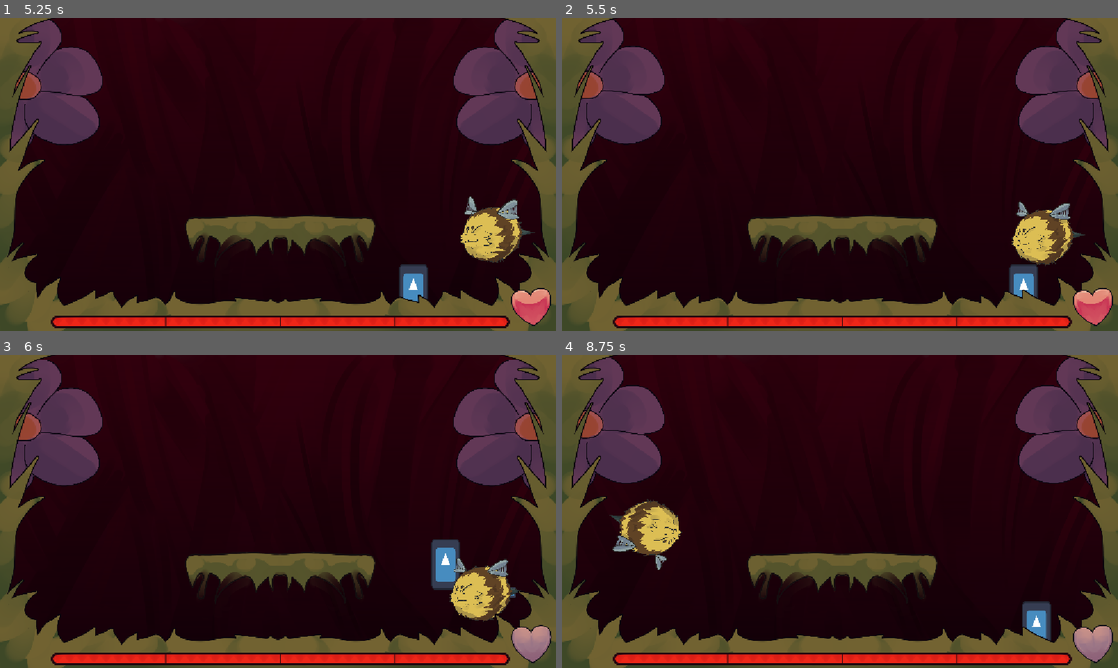
Above: before the commit, frames 1-4 (two rows, left to right).
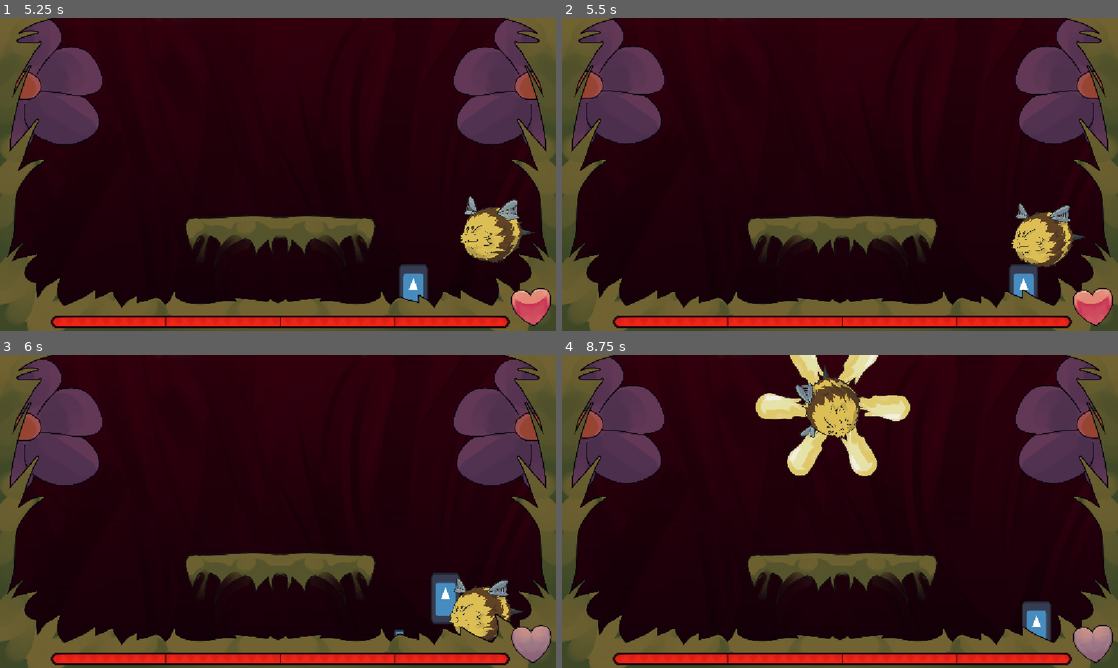
Above: after the commit, the same moments.

Repository: ShockedEmoji/whos-up-grandma
Game: Godot game, scene res://scenes/root.tscn
The game is run twice, just before and just after one commit, with the same random seed, the same clock (stepped at 60 frames per second) and the same inputs. The engine's default icon, where the game draws it, is replaced by a stand-in: a white triangle on a blue panel in a dark square. Sound files missing from this copy of the repository are replaced by a short silence.
Inputs:
- Up to frame 1 (5.25 s): hold Up (up) 0.53-1.28 s; hold Right (right) 0.53-2.03 s; tap Z (confirm) at 1.35, 2.85, 4.35 s; tap Up (up) at 1.52, 1.55, 1.82, 3.02, 3.05, 3.32, 4.52, 4.55, 4.82 s; hold Left (left) 2.03-2.78 s; hold Up (up) 2.03-2.78 s; tap Enter at 2.75 s; hold Right (right) 2.78-4.28 s; hold Up (up) 3.53-4.28 s; hold Left (left) 4.28-5.03 s; hold Right (right) from 5.03 s (still down); hold Up (up) from 5.03 s (still down)
- Up to frame 2 (5.5 s): keep holding Right (right); keep holding Up (up)
- Up to frame 3 (6 s): release Right (right) at 5.78 s; release Up (up) at 5.78 s; hold Left (left) from 5.78 s (still down); tap Z (confirm) at 5.85 s
- Up to frame 4 (8.75 s): tap Up (up) at 6.02, 6.05, 6.32, 7.52, 7.55, 7.82 s; hold Up (up) 6.53-7.28 s; release Left (left) at 7.28 s; hold Right (right) from 7.28 s (still down); tap Z (confirm) at 7.35 s; hold Up (up) from 8.03 s (still down)

Frame 1 is identical in both runs. In frame 2, 0.8% of the frame differs, in the area x 80-95%, y 58-80%; in frame 3, 3.0%; in frame 4, 6.5%, in the area x 8-63%, y 0-69%.

Commit message:
Final boss.... du-du-DONEE!?!??? not visuals thogh

Diff:
--- a/scenes/platformer/final_boss.tscn
+++ b/scenes/platformer/final_boss.tscn
@@ -135,6 +135,34 @@
 "values": [Vector2(1, 1)]
 }
 
+[sub_resource type="Animation" id="Animation_4jqmb"]
+resource_name = "bullet spiral"
+length = 9.5
+tracks/0/type = "value"
+tracks/0/imported = false
+tracks/0/enabled = true
+tracks/0/path = NodePath(".:position")
+tracks/0/interp = 2
+tracks/0/loop_wrap = true
+tracks/0/keys = {
+"times": PackedFloat32Array(0, 1.0333333, 1.1033332, 1.1533332, 1.2233334, 1.9433676, 1.9666667, 6.9933863, 7.007072, 7.4313283, 7.4997563, 7.9376984, 8, 9.5),
+"transitions": PackedFloat32Array(1, 1, 1, 1, 1, 1, 1, 1, 1, 1, 1, 1, 1, 1),
+"update": 0,
+"values": [Vector2(997, 449), Vector2(997, -82), Vector2(997, -82), Vector2(561, -82), Vector2(561, -82), Vector2(561, 108), Vector2(561, 108), Vector2(561, 108), Vector2(561, 108), Vector2(561, -101), Vector2(561, -101), Vector2(1055, -101), Vector2(1055, -101), Vector2(997, 449)]
+}
+tracks/1/type = "value"
+tracks/1/imported = false
+tracks/1/enabled = true
+tracks/1/path = NodePath(".:rotation")
+tracks/1/interp = 1
+tracks/1/loop_wrap = true
+tracks/1/keys = {
+"times": PackedFloat32Array(0, 1.9666667, 7, 7.6229277, 7.766667),
+"transitions": PackedFloat32Array(1, 1, 1, 1, 1),
+"update": 0,
+"values": [0.0, 0.0, 62.831852, 62.831852, 0.0]
+}
+
 [sub_resource type="Animation" id="Animation_18aio"]
 resource_name = "death"
 length = 6.0
@@ -163,6 +191,22 @@
 "values": [0.0, 0.0, 17.43583922742335]
 }
 
+[sub_resource type="Animation" id="Animation_q34e8"]
+resource_name = "easy spit"
+length = 4.3
+tracks/0/type = "value"
+tracks/0/imported = false
+tracks/0/enabled = true
+tracks/0/path = NodePath(".:position")
+tracks/0/interp = 1
+tracks/0/loop_wrap = true
+tracks/0/keys = {
+"times": PackedFloat32Array(0, 0.6333333, 0.76666665, 0.93333334, 1.5, 1.66, 2.3, 2.48, 3.2, 3.3899999, 3.4700003, 4.3),
+"transitions": PackedFloat32Array(1, 1, 1, 1, 1, 1, 1, 1, 1, 1, 1, 1),
+"update": 0,
+"values": [Vector2(997, 449), Vector2(1119, 500), Vector2(1119, 500), Vector2(997, 500), Vector2(1119, 390), Vector2(997, 390), Vector2(1119, 280), Vector2(997, 280), Vector2(1119, 170), Vector2(997, 170), Vector2(997, 170), Vector2(997, 449)]
+}
+
 [sub_resource type="Animation" id="Animation_ybtv1"]
 resource_name = "flower"
 length = 8.0
@@ -191,7 +235,7 @@
 "times": PackedFloat32Array(0, 0.5, 1),
 "transitions": PackedFloat32Array(1, 1, 1),
 "update": 0,
-"values": [Vector2(997, 449), Vector2(997, 500), Vector2(997, 449)]
+"values": [Vector2(997, 449), Vector2(997, 546.855), Vector2(997, 449)]
 }
 
 [sub_resource type="Animation" id="Animation_83vcb"]
@@ -284,7 +328,9 @@
 [sub_resource type="AnimationLibrary" id="AnimationLibrary_oi6u1"]
 _data = {
 &"RESET": SubResource("Animation_oi6u1"),
+&"bullet spiral": SubResource("Animation_4jqmb"),
 &"death": SubResource("Animation_18aio"),
+&"easy spit": SubResource("Animation_q34e8"),
 &"flower": SubResource("Animation_ybtv1"),
 &"idle": SubResource("Animation_hw5wm"),
 &"intro": SubResource("Animation_83vcb"),
--- a/scripts/final_bossfight.gd
+++ b/scripts/final_bossfight.gd
@@ -12,7 +12,7 @@
 @onready var health: AnimatedSprite2D = $health
 @onready var texture_progress_bar: TextureProgressBar = $TextureProgressBar
 
-var bullet_damage: int = 4 # set it to like 5 or something
+var bullet_damage: int = 8 # set it to like 5 or something
 
 
 var touching_legal: bool = true
@@ -57,24 +57,6 @@
 	print("boss health reduced")
 	texture_progress_bar.value -= bullet_damage
 
-	if texture_progress_bar.value <= 0 && !dying:
-		touching_legal = false
-		dying = true
-
-		$".."._stop_music()
-
-		bee_anim_player.stop()
-		bee_anim_player.play("death")
-		sprite_2d.play("pain")
-		await get_tree().create_timer(4.0).timeout
-		DATA.root._play_sound("oh honey")
-		await bee_anim_player.animation_finished
-
-		DATA.post_transition_player_pos = Vector2(4471.0, -1510)
-		DATA.bee_just_killed = true
-		$".."._play_music("tutorial")
-		$".."._fade_transition("top_down/tutorial", 0.2, 0, 3, $Camera2D)
-
 
 var boss_state = BOSS_STATES.IDLE
 
@@ -82,33 +64,53 @@
 var arena_top_right: Vector2 = Vector2(1050, 59)
 
 var tween: Tween
-var enraged: bool = true
+var enraged: bool = false
 
 func _new_attack():
 	match boss_state:
 		BOSS_STATES.IDLE:
 
-			bee_anim_player.play("idle")
-			await bee_anim_player.animation_finished
-
-			boss_state = 4 as BOSS_STATES
-
-			_new_attack()
-
-			#var random: int = randi_range(1, 8)
+			if texture_progress_bar.value <= 0:
+				boss_state = BOSS_STATES.DEAD
+			else:
+				bee_anim_player.play("idle")
+
+				await bee_anim_player.animation_finished
+
+				if texture_progress_bar.value <= 500 && !enraged:
+					enraged = true
+
+				boss_state = randi_range(1, 5) as BOSS_STATES
+
+			_new_attack()
+
 		BOSS_STATES.SPITTING:
-			bee_anim_player.play("spit")
-			sprite_2d.play("pain")
-
-			await get_tree().create_timer(0.8).timeout
-			for i in range(4):
-				sprite_2d.play("shoot")
-				var inst = GOOP.instantiate()
-				inst.start_position = bee.position + Vector2(-30, 5)
-				inst.scale = Vector2.ONE * 0.5
-				self.add_child(inst)
-				DATA.root._play_sound("splurge")
-				await get_tree().create_timer(1.4 / 4.0).timeout
+			sprite_2d.play("pain")
+
+			if !enraged:
+				bee_anim_player.play("easy spit")
+
+				await get_tree().create_timer(0.8).timeout
+				for i in range(4):
+					sprite_2d.play("shoot")
+					var inst = GOOP.instantiate()
+					inst.start_position = bee.position + Vector2(-30, 5)
+					inst.scale = Vector2.ONE * 0.5
+					self.add_child(inst)
+					DATA.root._play_sound("splurge")
+					await get_tree().create_timer(3.2 / 4.0).timeout
+			else:
+				bee_anim_player.play("spit")
+
+				await get_tree().create_timer(0.8).timeout
+				for i in range(4):
+					sprite_2d.play("shoot")
+					var inst = GOOP.instantiate()
+					inst.start_position = bee.position + Vector2(-30, 5)
+					inst.scale = Vector2.ONE * 0.5
+					self.add_child(inst)
+					DATA.root._play_sound("splurge")
+					await get_tree().create_timer(1.4 / 4.0).timeout
 			sprite_2d.play("idle")
 
 			await bee_anim_player.animation_finished
@@ -142,10 +144,16 @@
 		BOSS_STATES.FLOWER:
 			bee_anim_player.play("flower")
 			await get_tree().create_timer(1.25).timeout
-			for i in range(45):
-				await get_tree().create_timer(0.1).timeout
-				var inst = FLOWER.instantiate()
-				self.add_child(inst)
+			if !enraged:
+				for i in range(30):
+					await get_tree().create_timer(0.15).timeout
+					var inst = FLOWER.instantiate()
+					self.add_child(inst)
+			else:
+				for i in range(45):
+					await get_tree().create_timer(0.1).timeout
+					var inst = FLOWER.instantiate()
+					self.add_child(inst)
 
 			await bee_anim_player.animation_finished
 
@@ -167,7 +175,7 @@
 				if !enraged:
 					bee.position += direction_to_player * (500 + bounces * 30) * get_process_delta_time()
 				else:
-					bee.position += direction_to_player * (600 + bounces * 50) * get_process_delta_time()
+					bee.position += direction_to_player * (700 + bounces * 50) * get_process_delta_time()
 				bee.rotation = direction_to_player.angle()
 
 				if bee.position.y > arena_bottom_left.y:
@@ -200,6 +208,62 @@
 
 			boss_state = BOSS_STATES.IDLE
 			_new_attack()
+		BOSS_STATES.BULLET_SPIRAL:
+			bee_anim_player.play("bullet spiral")
+
+			await get_tree().create_timer(2.0).timeout
+			sprite_2d.play("pain")
+			if !enraged:
+				for i in range(5):
+					DATA.root._play_sound("splurge")
+					for j in range(6):
+						var inst = GOOP.instantiate()
+						inst.start_position = bee.position
+						inst.scale = Vector2.ONE * 0.5
+						inst.speed = 300
+
+						inst.move_direction = Vector2.RIGHT.rotated(j * TAU / 6 + i * PI / 12)
+
+						self.add_child(inst)
+
+					await get_tree().create_timer(1.0).timeout
+			else:
+				for i in range(10):
+					DATA.root._play_sound("splurge")
+					for j in range(6):
+						var inst = GOOP.instantiate()
+						inst.start_position = bee.position
+						inst.scale = Vector2.ONE * 0.5
+						inst.speed = 450
+
+						inst.move_direction = Vector2.RIGHT.rotated(j * TAU / 6 + i * PI / 12)
+
+						self.add_child(inst)
+
+					await get_tree().create_timer(0.5).timeout
+
+			await bee_anim_player.animation_finished
+
+			boss_state = BOSS_STATES.IDLE
+			_new_attack()
+
+		BOSS_STATES.DEAD:
+			touching_legal = false
+			dying = true
+
+			$".."._stop_music()
+
+			bee_anim_player.stop()
+			bee_anim_player.play("death")
+			sprite_2d.play("pain")
+			await get_tree().create_timer(4.0).timeout
+			DATA.root._play_sound("oh honey")
+			await bee_anim_player.animation_finished
+
+			DATA.post_transition_player_pos = Vector2(4471.0, -1510)
+			DATA.bee_just_killed = true
+			$".."._play_music("tutorial")
+			$".."._fade_transition("top_down/tutorial", 0.2, 0, 3, $Camera2D)
 
 var npc_to_shut_up: AnimatedSprite2D = null
 
--- a/scripts/stinger.gd
+++ b/scripts/stinger.gd
@@ -11,6 +11,7 @@
 
 # Called every frame. 'delta' is the elapsed time since the previous frame.
 func _process(delta: float) -> void:
+	self.rotation = PI + move_direction.angle()
 	self.position += move_direction * speed * delta
 	if self.position.x < -500 || self.position.y > 2000: self.queue_free()
 
